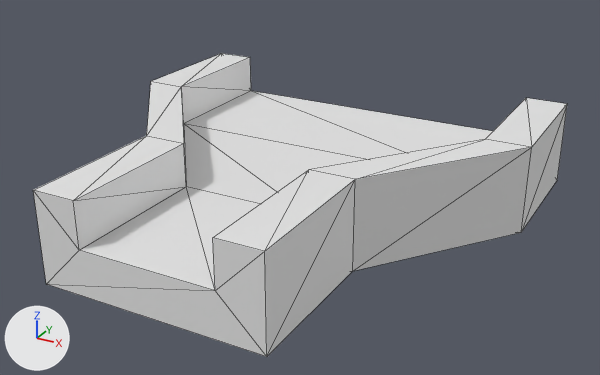
Renders of the OBJ model Assets/TrackEditor/ThickThinThin.obj from each side of a commit.
Before and after are seen from a 50 mm lens placed at (1.72, -2.99, 1.64), pointed at (0.09, -0.02, 0.16). Lighting does not change. The marker at lower left points along +X, +Y and +Z. Mesh edges are drawn as thin lines. Where no turn or scale is listed for an object, it has been applied to the vertices.

Objects in the first picture: 'ThickThinThin_-_col'.
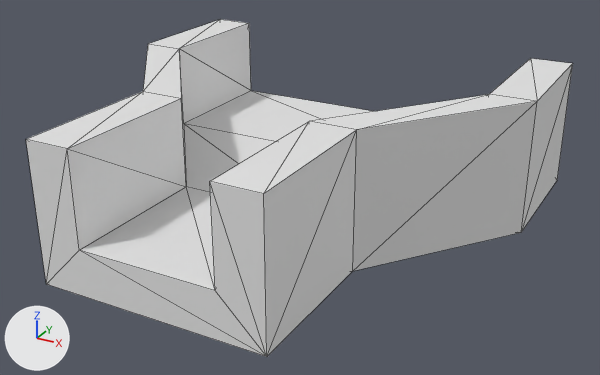
Location of each change, [x1, y1, x2, y2] in pixels of the pictures (600 x 375 px; the box of a moved part takes in the faces that stretch with it):
'ThickThinThin_-_col', reshaped (11% taller)
    before: [33, 53, 567, 357]
    after: [26, 19, 573, 357]
part 1 of me_thickthinthin___col, moved or reshaped
    before: [33, 53, 567, 356]
    after: [26, 19, 573, 356]

The change in detail:
me_thickthinthin___col has 32 vertices, 60 faces and spans x -1.0..1.0, y -1.0..1.0, z 0.0..0.4.
me_thickthinthin___col is used by ob_thickthinthin___col; location (0.0, 0.0, 0.0).
me_thickthinthin___col part 1: all 16 vertices in x -1.0..1.0, y -1.0..1.0, z 0.4 are moved by (0.0, 0.0, 0.2).
